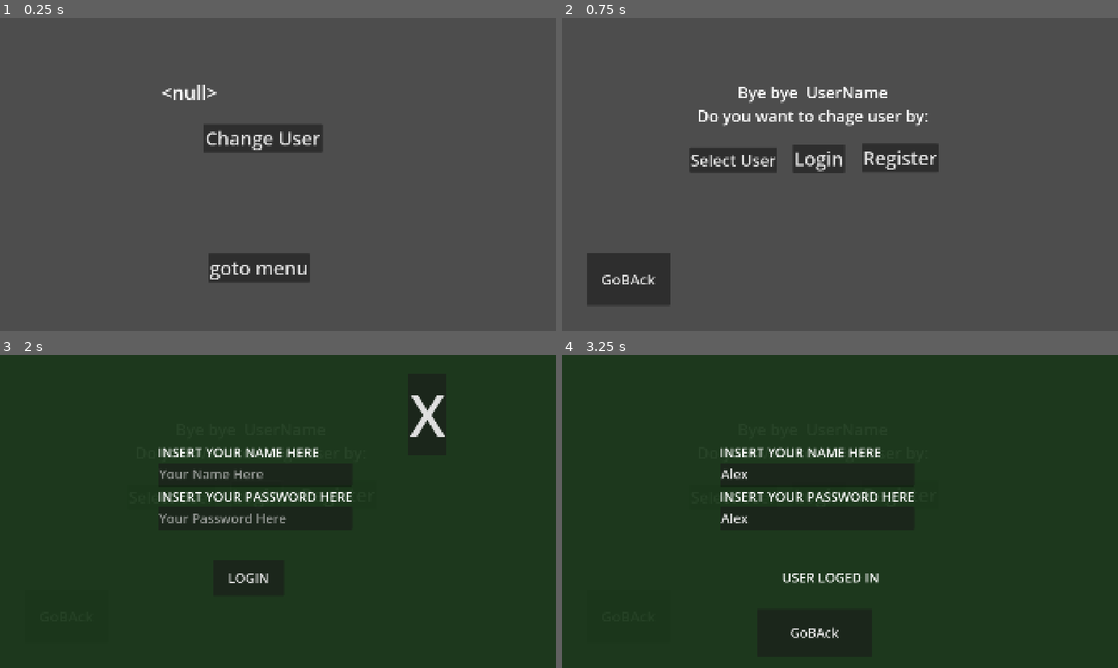
Above: before the commit, frames 1-4 (two rows, left to right).
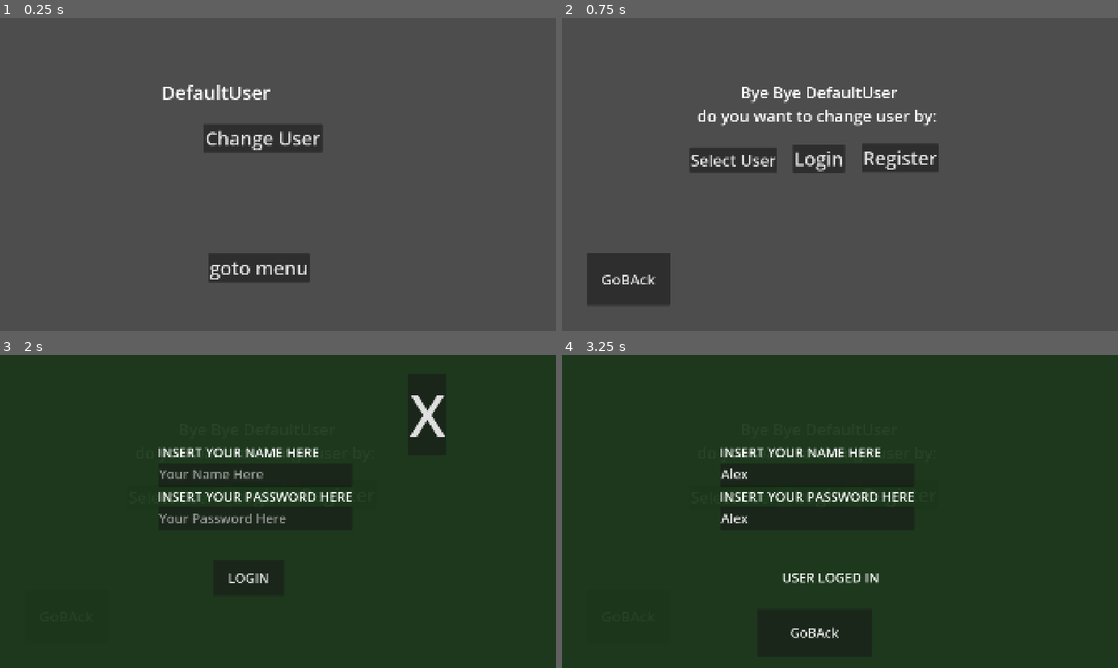
Above: after the commit, the same moments.

Repository: diablohumastudio/NvC-Data-Systems
Game: Godot game, scene res://main.tscn
Two runs of this game, one before a commit and one after it. Both use one fixed random seed, a clock stepped at 60 frames per second and the inputs below.
Inputs (mouse positions are in pixels of both pictures, inside the frame that each line leads up to):
- Up to frame 1 (0.25 s): no input
- Up to frame 2 (0.75 s): click "Change User" at 0.5 s
- Up to frame 3 (2 s): click "Login" at 1.25 s
- Up to frame 4 (3.25 s): click (817, 473) at 2.02 s; type "Alex" at 2.1 s; click (817, 517) at 2.25 s; type "Alex" at 2.33 s; click "LOGIN" at 2.75 s

The runs differ from the first frame. In frame 1, 0.6% of the frame differs, in the area x 29-49%, y 21-27%; in frame 2, 1.5%, in the area x 24-68%, y 22-35%; in frame 3, less than 0.1%; in frame 4, less than 0.1%.
Error before the commit: Invalid access to property or key 'user' on a base object of type 'Resource (UserData)'. (res://global_systems/user_data_system/user_data_system.gd:44)

Commit message:
userdatasystem fixed for register and select user working. Rearrange initializing, setting current user, creating user and saving user

Diff:
--- a/global_systems/user_data_system/user_data_system.gd
+++ b/global_systems/user_data_system/user_data_system.gd
@@ -9,39 +9,55 @@
 var current_user_data: UserData
 
 func _ready() -> void:
-	initialize_current_user_data()
+	initialize_users_data()
 
-func initialize_current_user_data():
+func initialize_users_data():
 	if ResourceLoader.exists(_USERS_CREDENTIALS_FILE_PATH):
 		users_credentials = load(_USERS_CREDENTIALS_FILE_PATH)
-		var current_user_credentials: UserCredentials = users_credentials.credentials[users_credentials.current_user_index]
-		current_user_data = load(_USER_FILE_BASE + current_user_credentials.user_name + ".tres")
+		var current_usr_cred: UserCredentials = users_credentials.credentials[users_credentials.current_user_index]
+		current_user_data = load(_USER_FILE_BASE + current_usr_cred.user_name + ".tres")
 	else:
 		users_credentials = UsersCredentials.new()
 		var new_user_credentials: UserCredentials = UserCredentials.new()
-		current_user_data = create_user_data(new_user_credentials)
-		users_credentials.credentials.append(new_user_credentials)
-		users_credentials.current_user_index = 0
+		create_new_user(new_user_credentials)
 
-func create_user_data(user_credentials: UserCredentials) -> UserData:
-	var _user_data: UserData
-	_user_data = UserData.new()
-	_user_data.user_name = user_credentials.user_name
-	_user_data.progress.ud_levels = DataFilesLoader.create_ud_levels_from_res_files()
-	_user_data.ud_achievements.ud_achievements = DataFilesLoader.create_ud_achievements_from_res_files()
-	return _user_data
+func create_new_user(user_credentials: UserCredentials, set_to_current: bool = true) -> UserData:
+	users_credentials.credentials.append(user_credentials)
+
+	var new_user_data: UserData = UserData.new()
+	new_user_data.user_name = user_credentials.user_name
+	new_user_data.progress.ud_levels = DataFilesLoader.create_ud_levels_from_res_files()
+	new_user_data.ud_achievements.ud_achievements = DataFilesLoader.create_ud_achievements_from_res_files()
+
+	if set_to_current:
+		var new_user_index: int = users_credentials.credentials.find(user_credentials)
+		users_credentials.current_user_index = new_user_index
+		current_user_data = new_user_data
+
+	var result : Error = ResourceSaver.save(users_credentials, _USERS_CREDENTIALS_FILE_PATH)
+	assert(result == OK)
+	result = ResourceSaver.save(new_user_data, _USER_FILE_BASE + new_user_data.user_name + ".tres")
+	assert(result == OK)
+
+	return new_user_data
+
+func set_current_user(user_credentials: UserCredentials) -> void:
+	var new_user_index: int = users_credentials.credentials.find(user_credentials)
+	users_credentials.current_user_index = new_user_index
+	current_user_data = load(_USER_FILE_BASE + user_credentials.user_name + ".tres")
 
 func save_user_data_to_disk() -> void:
-	var result := ResourceSaver.save(current_user_data, _USER_FILE_BASE + current_user_data.user_name + ".tres")
+	var result : Error = ResourceSaver.save(users_credentials, _USERS_CREDENTIALS_FILE_PATH)
 	assert(result == OK)
-	result = ResourceSaver.save(users_credentials, _USERS_CREDENTIALS_FILE_PATH)
+	result = ResourceSaver.save(current_user_data, _USER_FILE_BASE + current_user_data.user_name + ".tres")
+	assert(result == OK)
 
 func get_property(property: PROPERTIES):
 	match property:
 		PROPERTIES.USERS_CREDENTIALS:
 			return users_credentials
 		PROPERTIES.USER_NAME:
-			return current_user_data.user.user_name
+			return current_user_data.user_name
 		PROPERTIES.UD_LEVELS:
 			return current_user_data.progress.ud_levels
 		PROPERTIES.ACHIEVEMENTS:
